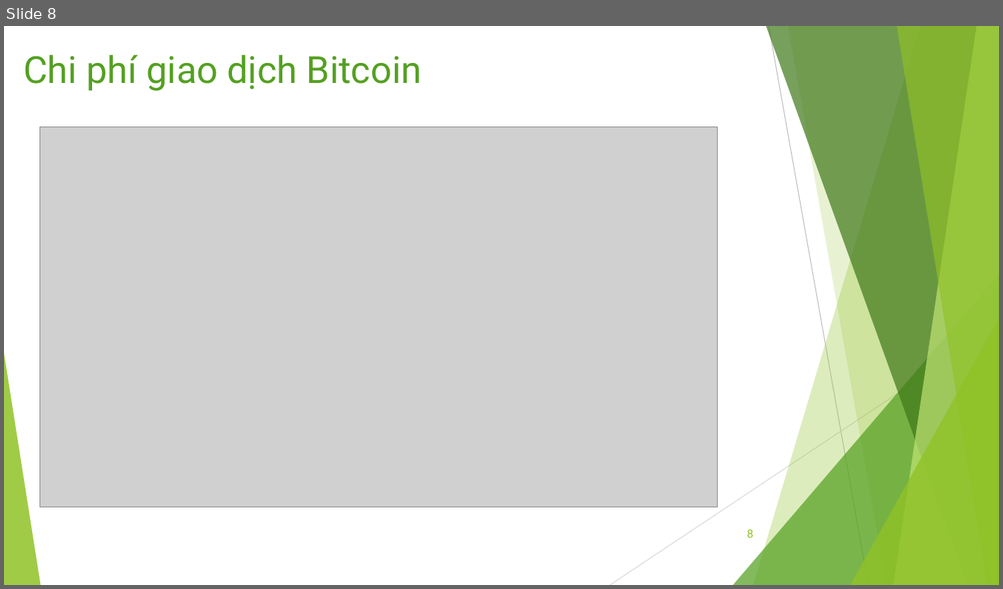
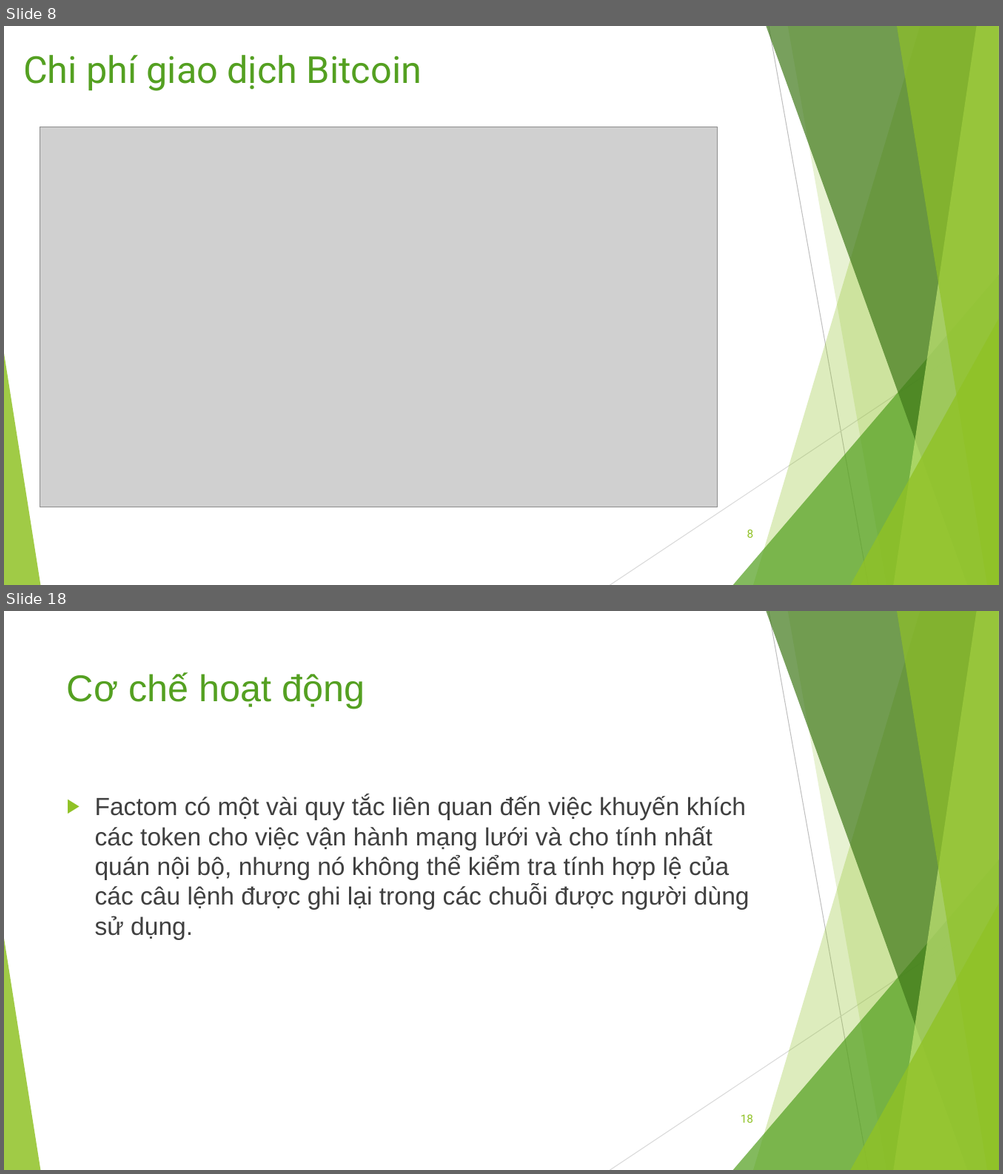
Before and after one commit to bku-blockchain/factom-research, a slide deck: docs/factom.pptx. Shown one above the other, each under a label of ours: slide 8 before the commit, slides 8 and 18 after it; the slides between them are not shown. The pictures are 1003x589 and 1003x1174 pixels, drawn with LibreOffice and Linux fonts; fonts in the diff are those of the drawing; grey boxes stand for pictures. Boxes give left, top, right and bottom in pixels: in the first picture for what was removed or moved away, otherwise in the second. Text is boxed around its words. In the diff, an @@ line names an element or a change of style, - is before the commit and + after.

```diff
--- a/docs/factom.pptx
+++ b/docs/factom.pptx
@@ slide 18 added at (4, 611, 999, 1170), background #FFFFFF; not listed: 10 template elements that a slide beside it also shows @@
@@ title added at (67, 672, 364, 709), 36 pt, text #54A021 @@
+Cơ chế hoạt động
@@ text added at (95, 795, 749, 940), 24 pt, text #404040 @@
+▶ Factom có một vài quy tắc liên quan đến việc khuyến khích các token cho việc vận hành mạng lưới và cho tính nhất quán nội bộ, nhưng nó không thể kiểm tra tính hợp lệ của các câu lệnh được ghi lại trong các chuỗi được người dùng sử dụng.
@@ page number added at (740, 1115, 753, 1123), 11 pt, text #90C226 @@
+18
```
Also in this commit, not shown: 15 slides changed, 16 other slides added, 2 other files.
